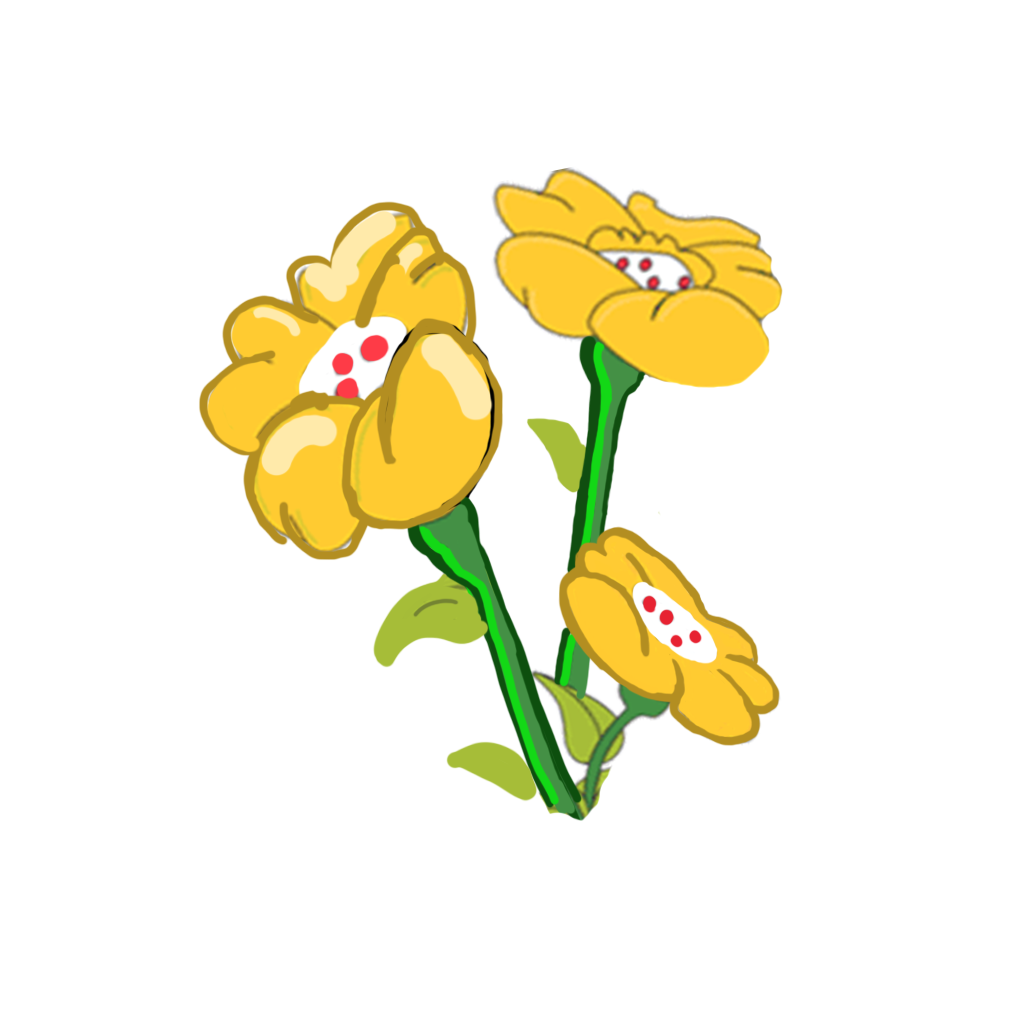
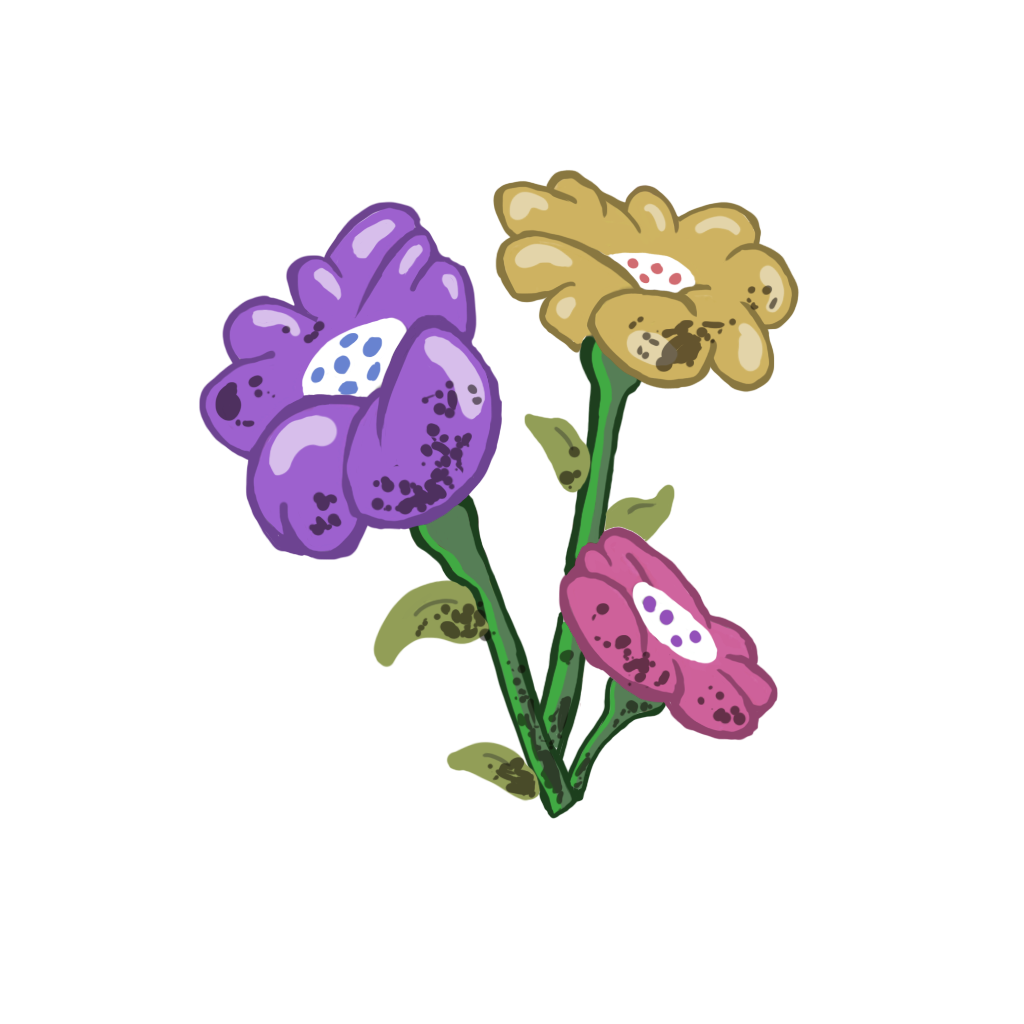
The second w=1024, h=1024 image is a revision of the first. Changes to its layers:
added layer "Layer 7" (55%) above "Layer 6" over [215, 285, 778, 812]
painted on "Layer 6" over [199, 167, 800, 821]
